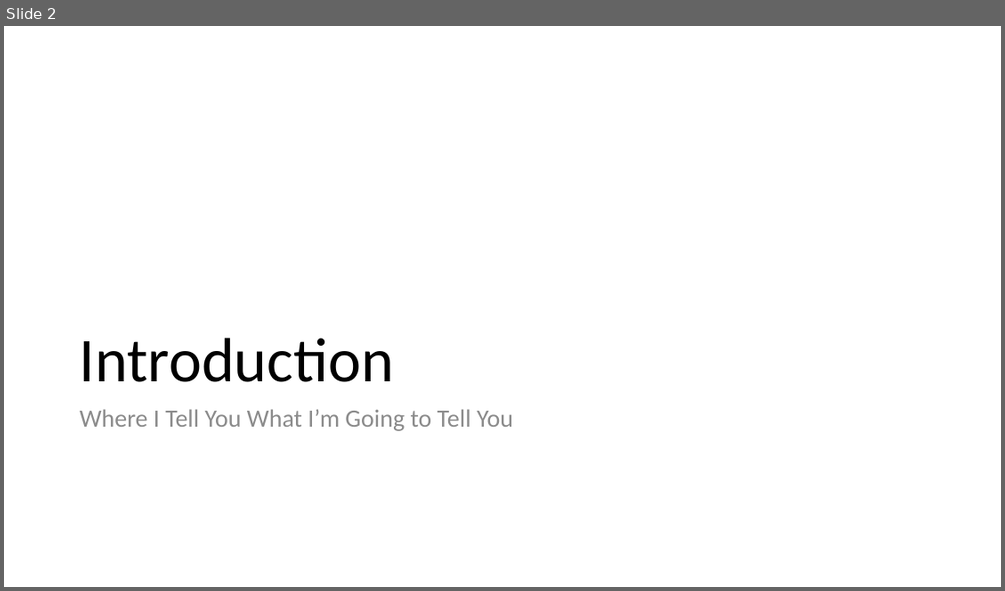
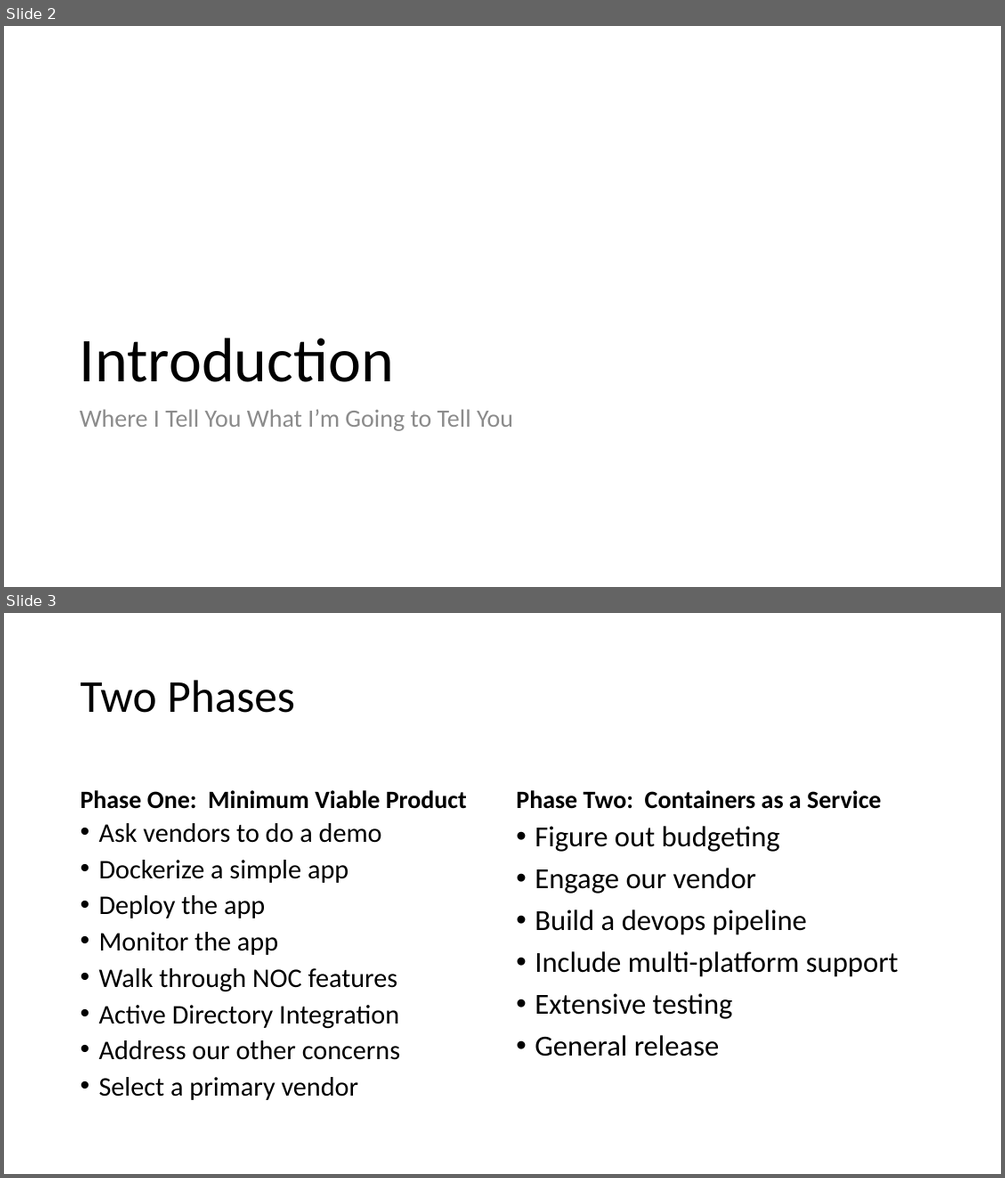
Before and after one commit to EnterpriseProductsLP/docker-straw-man, a slide deck: Docker Proofs of Concept.pptx. Shown one above the other, each under a label of ours: slide 2 before the commit, slides 2 and 3 after it. The pictures are 1005x591 and 1005x1178 pixels, drawn with LibreOffice and Linux fonts; fonts in the diff are those of the drawing. Boxes give left, top, right and bottom in pixels: in the first picture for what was removed or moved away, otherwise in the second. Text is boxed around its words. In the diff, an @@ line names an element or a change of style, - is before the commit and + after.

```diff
--- a/Docker Proofs of Concept.pptx
+++ b/Docker Proofs of Concept.pptx
@@ slide 3 added at [4,613,1001,1174], background #FFFFFF @@
@@ title added at [81,680,295,713], 44 pt, text #000000 @@
+Two Phases
@@ text added at [81,790,467,809], 24 pt, text #000000, bold @@
+Phase One: Minimum Viable Product
@@ text added at [516,790,881,809], 24 pt, text #000000, bold @@
+Phase Two: Containers as a Service
@@ text added at [99,823,400,1100], 25.9 pt, text #000000 @@
+• Ask vendors to do a demo
+• Dockerize a simple app
+• Deploy the app
+• Monitor the app
+• Walk through NOC features
+• Active Directory Integration
+• Address our other concerns
+• Select a primary vendor
@@ text added at [534,826,898,1056], 28 pt, text #000000 @@
+• Figure out budgeting
+• Engage our vendor
+• Build a devops pipeline
+• Include multi-platform support
+• Extensive testing
+• General release
```
Also in this commit, not shown: 15 other slides added, 1 slide removed.
